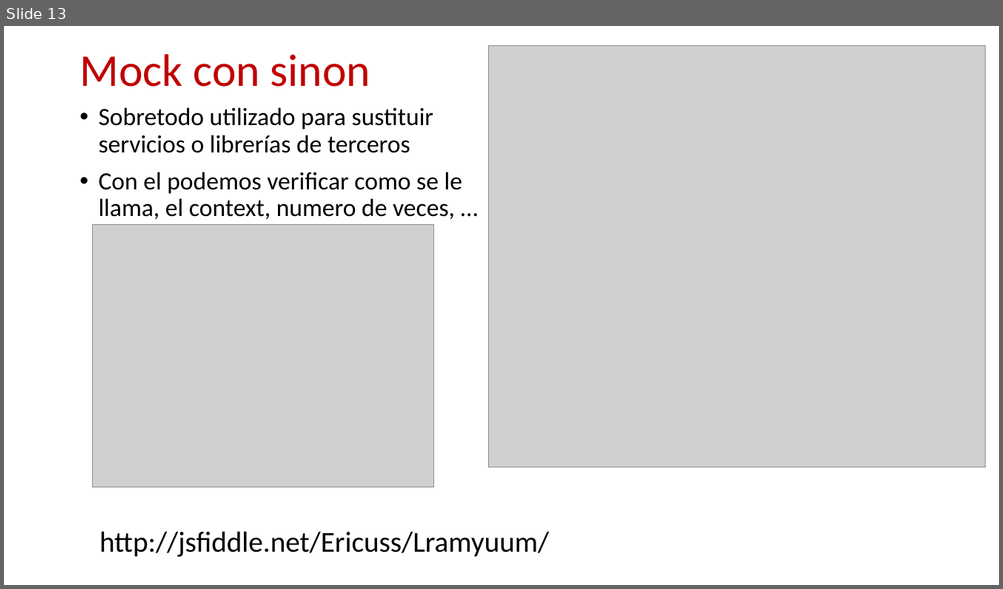
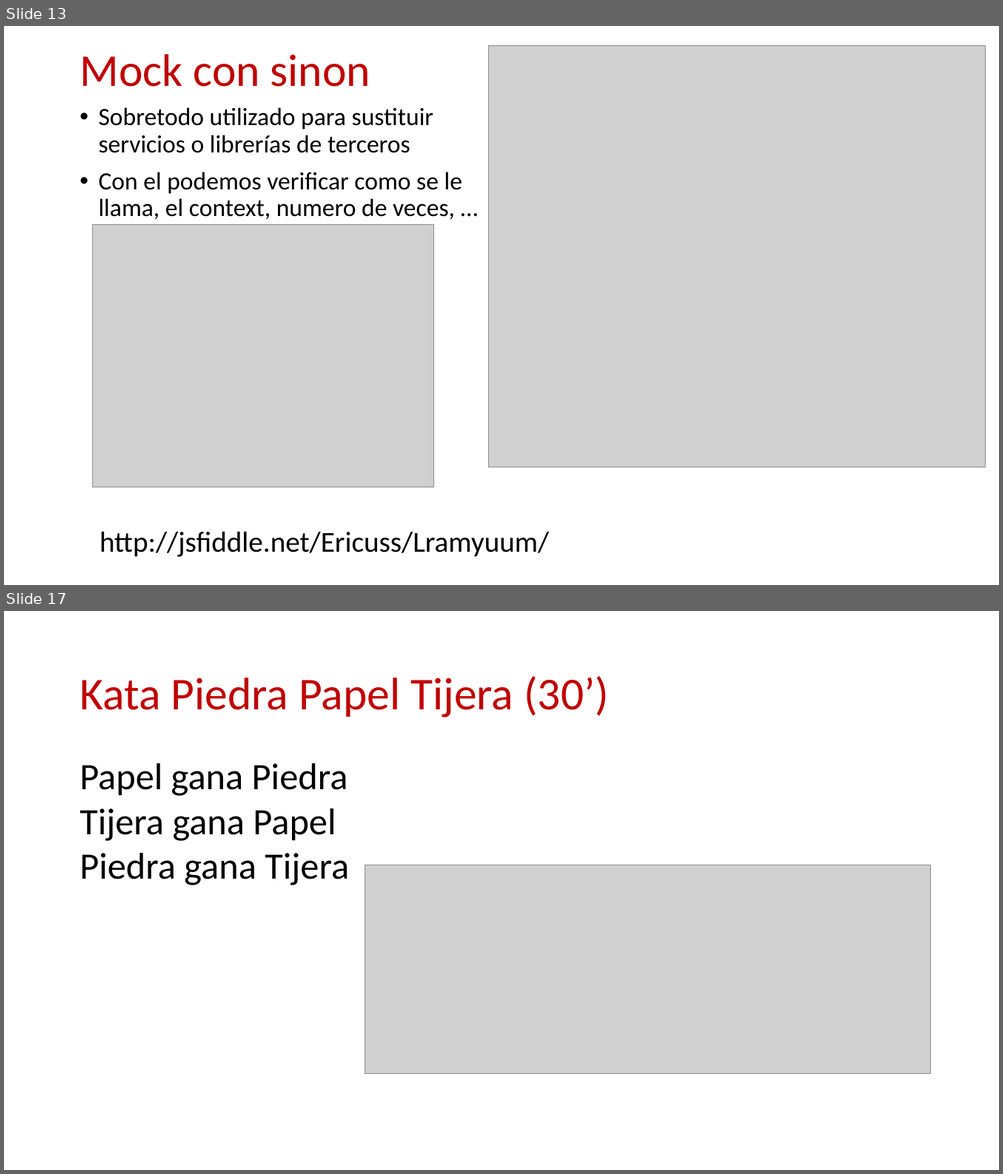
Before and after one commit to ericuss/TDD-Miercolex-Tokiota, a slide deck: Documentacion/jasmine.pptx. Shown one above the other, each under a label of ours: slide 13 before the commit, slides 13 and 17 after it; the slides between them are not shown. The pictures are 1003x589 and 1003x1174 pixels, drawn with LibreOffice and Linux fonts; fonts in the diff are those of the drawing; grey boxes stand for pictures; background and template pictures are left out. Boxes give left, top, right and bottom in pixels: in the first picture for what was removed or moved away, otherwise in the second. Text is boxed around its words. In the diff, an @@ line names an element or a change of style, - is before the commit and + after.

```diff
--- a/Documentacion/jasmine.pptx
+++ b/Documentacion/jasmine.pptx
@@ slide 17 added at box(4, 611, 999, 1170), background #FFFFFF @@
@@ title added at box(79, 676, 609, 718), 44 pt, text #C00000 @@
+Kata Piedra Papel Tijera (30’)
@@ text added at box(79, 763, 349, 886), 36 pt, text #000000 @@
+Papel gana Piedra
+Tijera gana Papel
+Piedra gana Tijera
@@ picture added at box(364, 865, 930, 1073) @@
```
Also in this commit, not shown: 5 slides changed, 5 other slides added, 2 slides removed, 1 other file.
